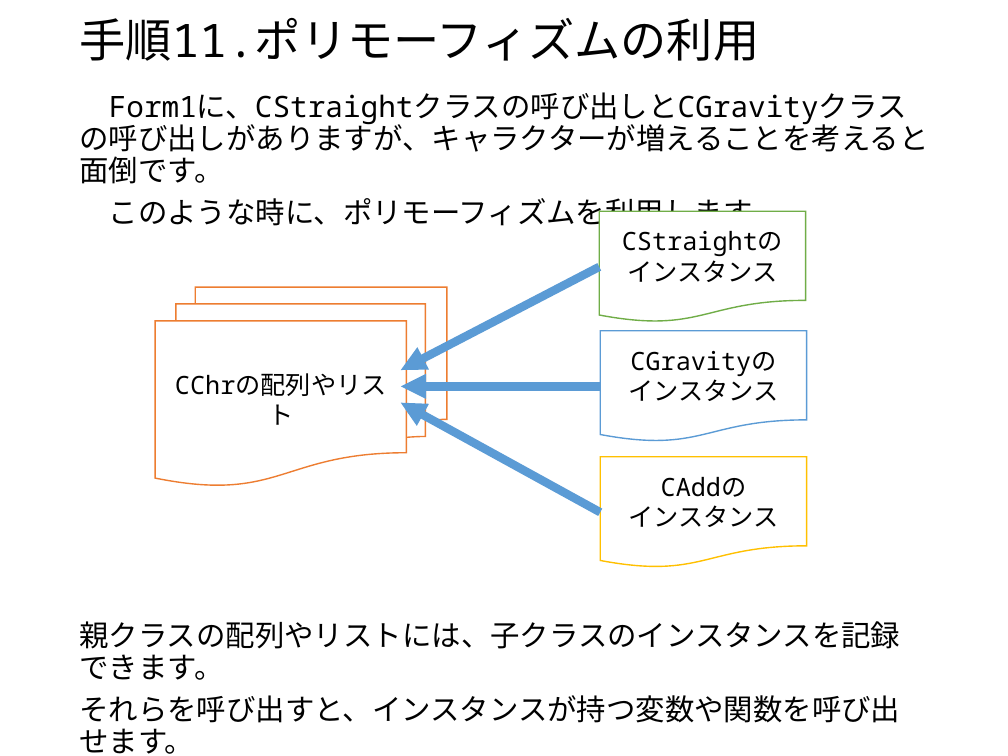
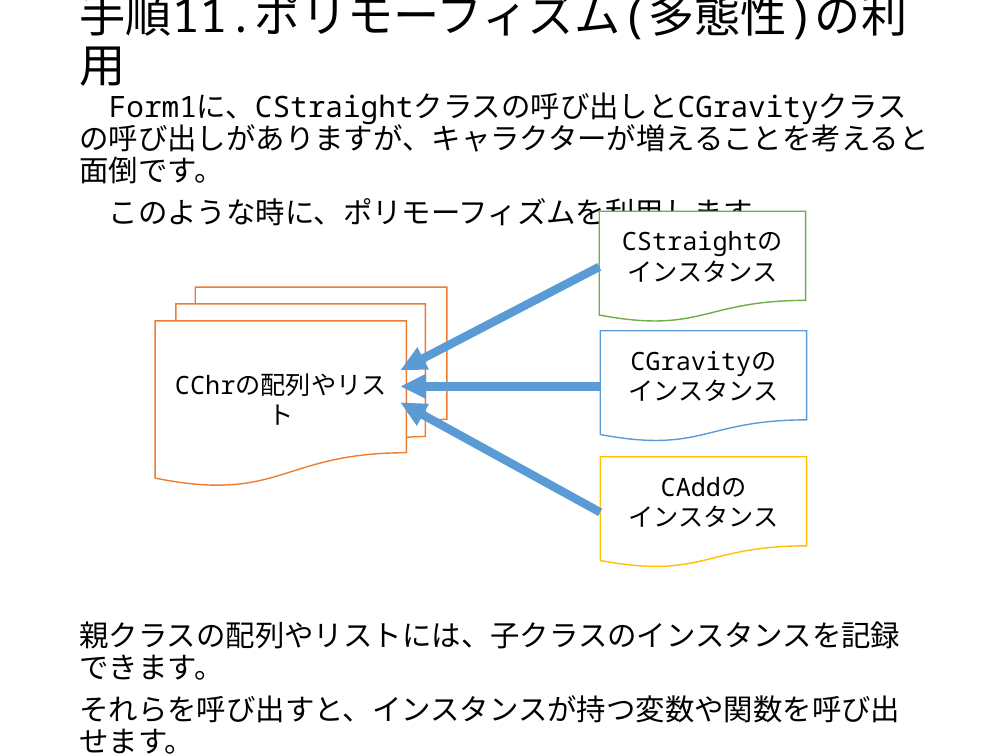
Before and after one commit to tanakaedu/ChrMoveClassPrac, a slide deck: slide 24 of texts/クラス練習.pptx. Drawn at 1008x756 pixels with LibreOffice and Linux fonts; fonts in the diff are those of the drawing. Boxes give left, top, right and bottom in pixels: in the first picture for what was removed or moved away, otherwise in the second. Text is boxed around its words. In the diff, an @@ line names an element or a change of style, - is before the commit and + after.

Commit message:
1/22　1コマ終わり
・CGravityを追加
・ポリモーフィズム開始。Updateの抽象化から

```diff
--- a/texts/クラス練習.pptx
+++ b/texts/クラス練習.pptx
@@ title at bbox=[79, 0, 907, 86]: text changed @@
-手順11.ポリモーフィズムの利用
+手順11.ポリモーフィズム(多態性)の利用
```
Also in this commit, not shown: 5 other slides changed, 4 other files.
